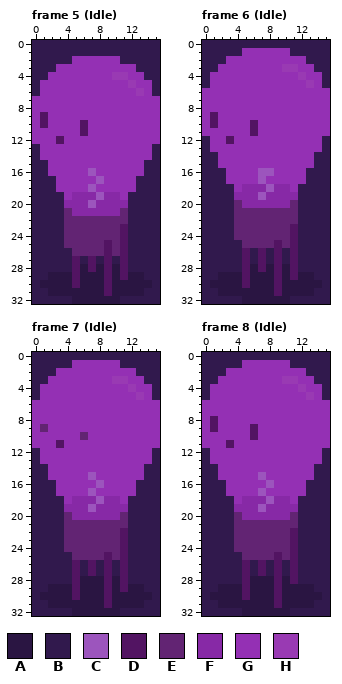
Pixel-art file: Games/Curdle-Dec2021/Assets/off.aseprite. Above: the version before the commit.
16x33 pixels, 21 frames. Shown: frame 5 (Idle), frame 6 (Idle), frame 7 (Idle), frame 8 (Idle). The commit also changed other frames, which this record leaves out.
Palette (. is transparent): A #2a1542  B #31194d  C #9c55bd  D #521462  E #622473  F #8729a6  G #9430b4  H #993ab3
The same view after the edit:
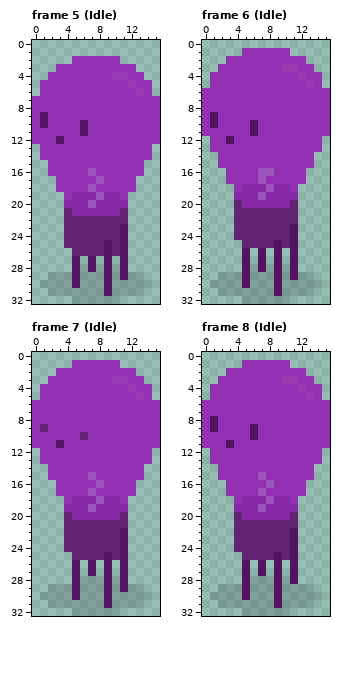
Difference:
layer "Background" now hidden
@@ palette @@
-A #2a1542
+A #00000025
--- frame 5 (Idle)
@@ x 0..15 @@
- 0 BBBBBBBBBBBBBBBB
- 1 BBBBBBBBBBBBBBBB
- 2 BBBBBGGGGGGBBBBB
- 3 BBBGGGGGGGGGGBBB
- 4 BBGGGGGGGGHHGGBB
- 5 BGGGGGGGGGGGHGGB
- 6 BGGGGGGGGGGGGHGB
+ 0 ................
+ 1 ................
+ 2 .....GGGGGG.....
+ 3 ...GGGGGGGGGG...
+ 4 ..GGGGGGGGHHGG..
+ 5 .GGGGGGGGGGGHGG.
+ 6 .GGGGGGGGGGGGHG.
  7 GGGGGGGGGGGGGGGG
@@ x 0..15 @@
 12 GGGDGGGGGGGGGGGG
-13 BGGGGGGGGGGGGGGB
-14 BGGGGGGGGGGGGGGB
-15 BBGGGGGGGGGGGGBB
-16 BBGGGGGCGGGGGGBB
-17 BBBGGGGGCGGGGBBB
-18 BBBGGGGCGGGGGBBB
-19 BBBBGFFFCFFGBBBB
-20 BBBBFFFCFFFFBBBB
-21 BBBBEFFFFFFEBBBB
-22 BBBBEEEEEEEEBBBB
-23 BBBBEEEEEEEDBBBB
-24 BBBBEEEEEEEDBBBB
-25 BBBBEEEEEDEDBBBB
-26 BBBBBEEEEDEDBBBB
-27 BBBBBDBDBDBDBBBB
-28 BBBBBDADADADBBBB
-29 BBAAADAAADADAABB
-30 BAAAADAAADAAAAAB
-31 BBAAAAAAADAAAABB
-32 BBBBBAAAAAABBBBB
+13 .GGGGGGGGGGGGGG.
+14 .GGGGGGGGGGGGGG.
+15 ..GGGGGGGGGGGG..
+16 ..GGGGGCGGGGGG..
+17 ...GGGGGCGGGG...
+18 ...GGGGCGGGGG...
+19 ....GFFFCFFG....
+20 ....FFFCFFFF....
+21 ....EFFFFFFE....
+22 ....EEEEEEEE....
+23 ....EEEEEEED....
+24 ....EEEEEEED....
+25 ....EEEEEDED....
+26 .....EEEEDED....
+27 .....D.D.D.D....
+28 .....DADADAD....
+29 ..AAADAAADADAA..
+30 .AAAADAAADAAAAA.
+31 ..AAAAAAADAAAA..
+32 .....AAAAAA.....
--- frame 6 (Idle)
@@ x 0..15 @@
- 0 BBBBBBBBBBBBBBBB
- 1 BBBBBGGGGGGBBBBB
- 2 BBBGGGGGGGGGGBBB
- 3 BBGGGGGGGGHHGGBB
- 4 BGGGGGGGGGGGHGGB
- 5 BGGGGGGGGGGGGHGB
+ 0 ................
+ 1 .....GGGGGG.....
+ 2 ...GGGGGGGGGG...
+ 3 ..GGGGGGGGHHGG..
+ 4 .GGGGGGGGGGGHGG.
+ 5 .GGGGGGGGGGGGHG.
  6 GGGGGGGGGGGGGGGG
@@ x 0..15 @@
 11 GGGGGGDGGGGGGGGG
-12 BGGDGGGGGGGGGGGB
-13 BGGGGGGGGGGGGGGB
-14 BBGGGGGGGGGGGGBB
-15 BBGGGGGGGGGGGGBB
-16 BBBGGGGCCGGGGBBB
-17 BBBGGGGCGGGGGBBB
-18 BBBBGFFFCFFGBBBB
-19 BBBBFFFCFFFFBBBB
-20 BBBBEFFFFFFEBBBB
-21 BBBBEEEEEEEEBBBB
-22 BBBBEEEEEEEEBBBB
-23 BBBBEEEEEEEDBBBB
-24 BBBBEEEEEEEDBBBB
-25 BBBBBEEEEDEDBBBB
-26 BBBBBDBDBDBDBBBB
-27 BBBBBDBDBDBDBBBB
-28 BBBBBDADADADBBBB
-29 BBAAADAAADADAABB
-30 BAAAADAAADAAAAAB
-31 BBAAAAAAADAAAABB
-32 BBBBBAAAAAABBBBB
+12 .GGDGGGGGGGGGGG.
+13 .GGGGGGGGGGGGGG.
+14 ..GGGGGGGGGGGG..
+15 ..GGGGGGGGGGGG..
+16 ...GGGGCCGGGG...
+17 ...GGGGCGGGGG...
+18 ....GFFFCFFG....
+19 ....FFFCFFFF....
+20 ....EFFFFFFE....
+21 ....EEEEEEEE....
+22 ....EEEEEEEE....
+23 ....EEEEEEED....
+24 ....EEEEEEED....
+25 .....EEEEDED....
+26 .....D.D.D.D....
+27 .....D.D.D.D....
+28 .....DADADAD....
+29 ..AAADAAADADAA..
+30 .AAAADAAADAAAAA.
+31 ..AAAAAAADAAAA..
+32 .....AAAAAA.....
--- frame 7 (Idle)
@@ x 0..15 @@
- 0 BBBBBBBBBBBBBBBB
- 1 BBBBBGGGGGGBBBBB
- 2 BBBGGGGGGGGGGBBB
- 3 BBGGGGGGGGHHGGBB
- 4 BGGGGGGGGGGGHGGB
- 5 BGGGGGGGGGGGGHGB
+ 0 ................
+ 1 .....GGGGGG.....
+ 2 ...GGGGGGGGGG...
+ 3 ..GGGGGGGGHHGG..
+ 4 .GGGGGGGGGGGHGG.
+ 5 .GGGGGGGGGGGGHG.
  6 GGGGGGGGGGGGGGGG
@@ x 0..15 @@
 11 GGGDGGGGGGGGGGGG
-12 BGGGGGGGGGGGGGGB
-13 BGGGGGGGGGGGGGGB
-14 BBGGGGGGGGGGGGBB
-15 BBGGGGGCGGGGGGBB
-16 BBBGGGGGCGGGGBBB
-17 BBBGGGGCGGGGGBBB
-18 BBBBGFFFCFFGBBBB
-19 BBBBFFFCFFFFBBBB
-20 BBBBEFFFFFFEBBBB
-21 BBBBEEEEEEEEBBBB
-22 BBBBEEEEEEEDBBBB
-23 BBBBEEEEEEEDBBBB
-24 BBBBEEEEEEEDBBBB
-25 BBBBBEEEEDEDBBBB
-26 BBBBBDBDBDBDBBBB
-27 BBBBBDBDBDBDBBBB
-28 BBBBBDAAADADBBBB
-29 BBAAADAAADADAABB
-30 BAAAADAAADAAAAAB
-31 BBAAAAAAADAAAABB
-32 BBBBBAAAAAABBBBB
+12 .GGGGGGGGGGGGGG.
+13 .GGGGGGGGGGGGGG.
+14 ..GGGGGGGGGGGG..
+15 ..GGGGGCGGGGGG..
+16 ...GGGGGCGGGG...
+17 ...GGGGCGGGGG...
+18 ....GFFFCFFG....
+19 ....FFFCFFFF....
+20 ....EFFFFFFE....
+21 ....EEEEEEEE....
+22 ....EEEEEEED....
+23 ....EEEEEEED....
+24 ....EEEEEEED....
+25 .....EEEEDED....
+26 .....D.D.D.D....
+27 .....D.D.D.D....
+28 .....DAAADAD....
+29 ..AAADAAADADAA..
+30 .AAAADAAADAAAAA.
+31 ..AAAAAAADAAAA..
+32 .....AAAAAA.....
--- frame 8 (Idle)
@@ x 0..15 @@
- 0 BBBBBBBBBBBBBBBB
- 1 BBBBBGGGGGGBBBBB
- 2 BBBGGGGGGGGGGBBB
- 3 BBGGGGGGGGHHGGBB
- 4 BGGGGGGGGGGGHGGB
- 5 BGGGGGGGGGGGGHGB
+ 0 ................
+ 1 .....GGGGGG.....
+ 2 ...GGGGGGGGGG...
+ 3 ..GGGGGGGGHHGG..
+ 4 .GGGGGGGGGGGHGG.
+ 5 .GGGGGGGGGGGGHG.
  6 GGGGGGGGGGGGGGGG
@@ x 0..15 @@
 11 GGGDGGGGGGGGGGGG
-12 BGGGGGGGGGGGGGGB
-13 BGGGGGGGGGGGGGGB
-14 BBGGGGGGGGGGGGBB
-15 BBGGGGGCGGGGGGBB
-16 BBBGGGGGCGGGGBBB
-17 BBBGGGGCGGGGGBBB
-18 BBBBGFFFCFFGBBBB
-19 BBBBFFFCFFFFBBBB
-20 BBBBEFFFFFFEBBBB
-21 BBBBEEEEEEEEBBBB
-22 BBBBEEEEEEEDBBBB
-23 BBBBEEEEEEEDBBBB
-24 BBBBEEEEEEEDBBBB
-25 BBBBBEEEEDEDBBBB
-26 BBBBBDBDBDBDBBBB
-27 BBBBBDBDBDBDBBBB
-28 BBBBBDAAADADBBBB
-29 BBAAADAAADAAAABB
-30 BAAAADAAADAAAAAB
-31 BBAAAAAAADAAAABB
-32 BBBBBAAAAAABBBBB
+12 .GGGGGGGGGGGGGG.
+13 .GGGGGGGGGGGGGG.
+14 ..GGGGGGGGGGGG..
+15 ..GGGGGCGGGGGG..
+16 ...GGGGGCGGGG...
+17 ...GGGGCGGGGG...
+18 ....GFFFCFFG....
+19 ....FFFCFFFF....
+20 ....EFFFFFFE....
+21 ....EEEEEEEE....
+22 ....EEEEEEED....
+23 ....EEEEEEED....
+24 ....EEEEEEED....
+25 .....EEEEDED....
+26 .....D.D.D.D....
+27 .....D.D.D.D....
+28 .....DAAADAD....
+29 ..AAADAAADAAAA..
+30 .AAAADAAADAAAAA.
+31 ..AAAAAAADAAAA..
+32 .....AAAAAA.....
